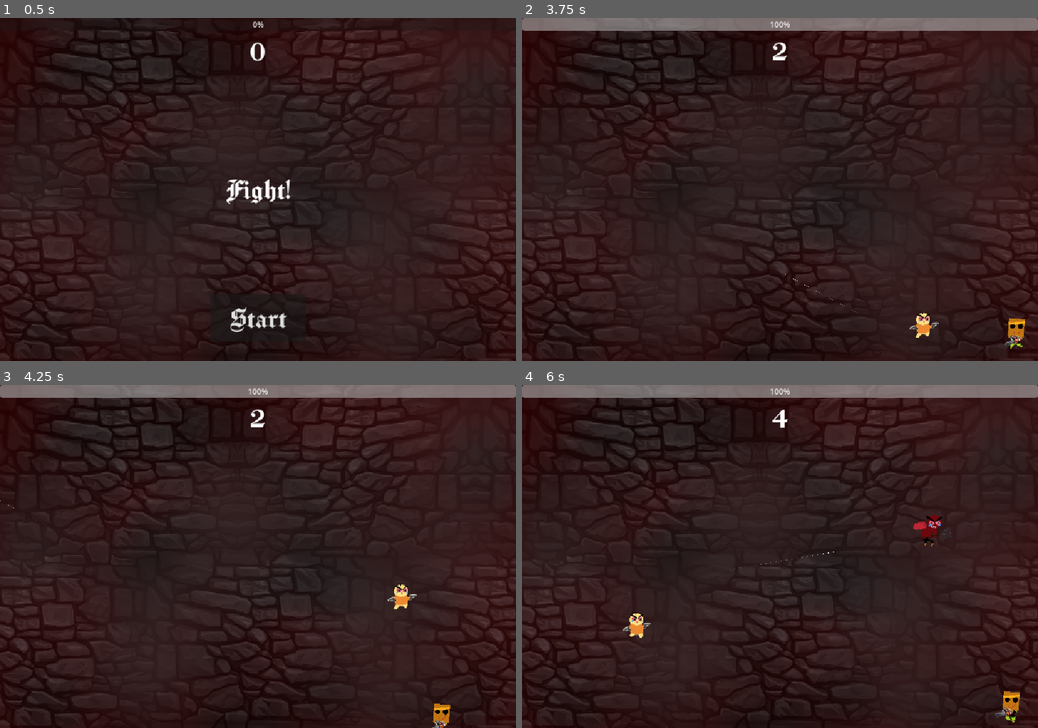
Above: before the commit, frames 1-4 (two rows, left to right).
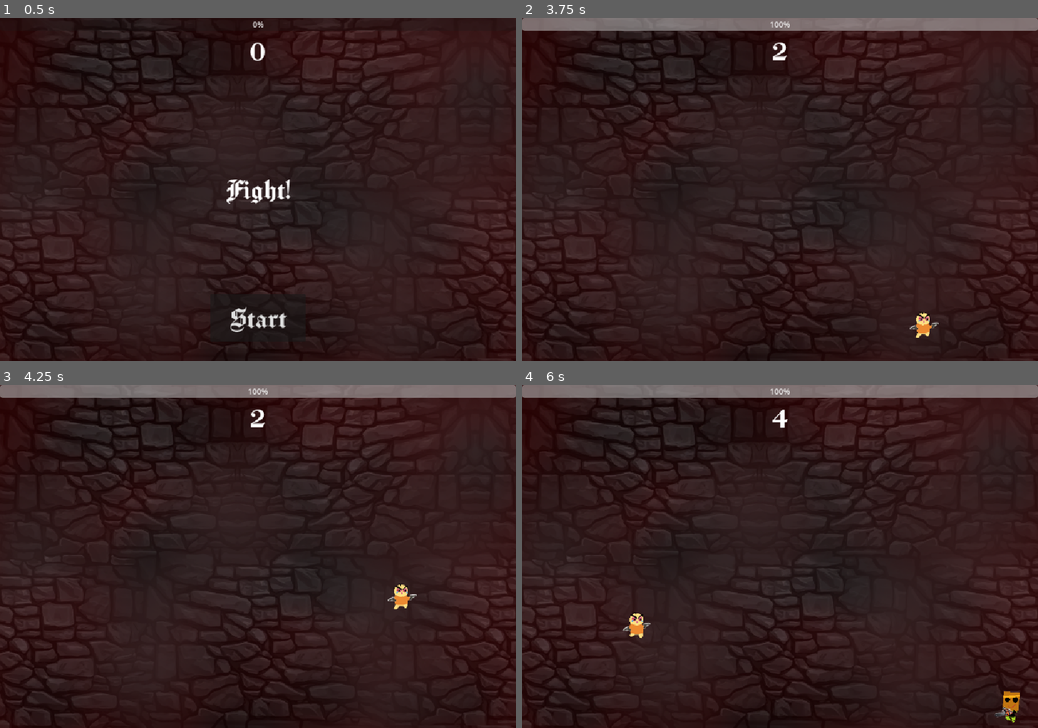
Above: after the commit, the same moments.

Repository: ToniaSanzo/tmp-game-23
Game: Godot game, scene res://main.tscn
The game is run twice, just before and just after one commit, with the same random seed, the same clock (stepped at 60 frames per second) and the same inputs.
Inputs (mouse positions are in pixels of both pictures, inside the frame that each line leads up to):
- Up to frame 1 (0.5 s): no input
- Up to frame 2 (3.75 s): click "Start" at 0.5 s; tap Enter at 1.25 s; move the mouse to (893, 172) at 1.27 s; press the mouse at (893, 172) at 1.28 s; hold D (move_right) 1.28-2.03 s; move the mouse to (676, 206) at 2.02 s; release the mouse at (676, 206) at 2.03 s; hold S (move_down) 2.03-2.78 s; click (676, 206) at 2.1 s; move the mouse to (831, 114) at 2.77 s; press the mouse at (831, 114) at 2.78 s; hold D (move_right) 2.78-3.53 s; move the mouse to (754, 258) at 3.52 s; release the mouse at (754, 258) at 3.53 s; hold W (move_up) from 3.53 s (still down); click (754, 258) at 3.6 s
- Up to frame 3 (4.25 s): keep holding W (move_up)
- Up to frame 4 (6 s): move the mouse to (934, 607) at 4.27 s; release W (move_up) at 4.28 s; press the mouse at (934, 607) at 4.28 s; hold A (move_left) 4.28-5.78 s; move the mouse to (625, 505) at 5.02 s; release the mouse at (625, 505) at 5.03 s; click (625, 505) at 5.1 s; move the mouse to (805, 556) at 5.77 s; press the mouse at (805, 556) at 5.78 s; hold S (move_down) from 5.78 s (still down)

Frame 1 is identical in both runs. In frame 2, 0.2% of the frame differs, in the area x 51-98%, y 74-97%; in frame 3, 0.2%; in frame 4, 0.3%, in the area x 46-84%, y 37-53%.

Commit message:
add health

Diff:
--- a/bullet.gd
+++ b/bullet.gd
@@ -1,6 +1,6 @@
 extends Area2D
 
-@export var speed = 3000
+@export var speed = 10000
 var direction : Vector2
 # Called when the node enters the scene tree for the first time.
 func _ready() -> void:
@@ -10,7 +10,6 @@
 
 # Called every frame. 'delta' is the elapsed time since the previous frame.
 func _process(delta: float) -> void:
-	speed = 1500
 	position += direction * speed * delta
 
 func setup(angle: float):
@@ -25,4 +24,9 @@
 func _on_body_entered(body: Node2D) -> void:
 	if body.is_in_group("mobs"):
 		body.queue_free()
+		queue_free()
+
+
+
+func _on_visible_on_screen_notifier_2d_screen_exited() -> void:
 	queue_free()
--- a/bullet.tscn
+++ b/bullet.tscn
@@ -3,8 +3,9 @@
 [ext_resource type="Texture2D" uid="uid://dua1fifxt8vqt" path="res://art/bullet.png" id="1_v7oki"]
 [ext_resource type="Script" uid="uid://cukqfl7g0k38w" path="res://bullet.gd" id="1_v8qja"]
 
-[sub_resource type="CircleShape2D" id="CircleShape2D_v8qja"]
-radius = 11.5
+[sub_resource type="SegmentShape2D" id="SegmentShape2D_v8qja"]
+a = Vector2(459.5, -2.0980835e-05)
+b = Vector2(-412.5, -2.0980835e-05)
 
 [node name="Bullet" type="Area2D"]
 script = ExtResource("1_v8qja")
@@ -16,6 +17,9 @@
 
 [node name="CollisionShape2D" type="CollisionShape2D" parent="."]
 position = Vector2(124.5, 2.0980835e-05)
-shape = SubResource("CircleShape2D_v8qja")
+shape = SubResource("SegmentShape2D_v8qja")
+
+[node name="VisibleOnScreenNotifier2D" type="VisibleOnScreenNotifier2D" parent="."]
 
 [connection signal="body_entered" from="." to="." method="_on_body_entered"]
+[connection signal="screen_exited" from="VisibleOnScreenNotifier2D" to="." method="_on_visible_on_screen_notifier_2d_screen_exited"]
--- /dev/null
+++ b/health.tscn
@@ -0,0 +1,17 @@
+[gd_scene load_steps=3 format=3 uid="uid://dcamjt1m2ro4i"]
+
+[ext_resource type="Texture2D" uid="uid://ota8vth26g4u" path="res://art/health.png" id="1_ledv5"]
+
+[sub_resource type="RectangleShape2D" id="RectangleShape2D_ledv5"]
+size = Vector2(48, 48)
+
+[node name="health" type="RigidBody2D" groups=["loot"]]
+collision_mask = 0
+gravity_scale = 0.0
+
+[node name="CollisionShape2D" type="CollisionShape2D" parent="."]
+shape = SubResource("RectangleShape2D_ledv5")
+
+[node name="Sprite2D" type="Sprite2D" parent="."]
+scale = Vector2(0.08, 0.08)
+texture = ExtResource("1_ledv5")
--- a/main.gd
+++ b/main.gd
@@ -1,6 +1,7 @@
 extends Node
 
 @export var mob_scene: PackedScene
+@export var health_loot: PackedScene
 var score
 # Called when the node enters the scene tree for the first time.
 func _ready():
@@ -28,6 +29,7 @@
 	$HUD.update_score(score)
 	$HUD.show_message("Get Ready")
 	get_tree().call_group("mobs", "queue_free")
+	get_tree().call_group("loot", "queue_free")
 
 
 func _on_mob_timer_timeout():
@@ -36,6 +38,7 @@
 
 	# Choose a random location on Path2D.
 	var mob_spawn_location = $MobPath/MobSpawnLocation
+
 	mob_spawn_location.progress_ratio = randf()
 
 	# Set the mob's position to the random location.
@@ -46,7 +49,6 @@
 
 	# Add some randomness to the direction.
 	direction += randf_range(-PI / 4, PI / 4)
-	#mob.rotation = direction
 
 
 
@@ -67,4 +69,16 @@
 
 func _on_start_timer_timeout():
 	$MobTimer.start()
+	$LootTimer.start()
 	$ScoreTimer.start()
+
+
+func _on_loot_timer_timeout() -> void:
+	# Create a new loot instance
+	var health = health_loot.instantiate()
+
+	# Set a random loot location
+	health.position = Vector2(get_window().size.x * randf(), get_window().size.y * randf())
+
+	# Add loot to the Main scene.
+	add_child(health)
--- a/main.tscn
+++ b/main.tscn
@@ -1,8 +1,9 @@
-[gd_scene load_steps=9 format=3 uid="uid://cupou0im3d1p4"]
+[gd_scene load_steps=10 format=3 uid="uid://cupou0im3d1p4"]
 
 [ext_resource type="Script" uid="uid://umkwxf2c7qif" path="res://main.gd" id="1_60sud"]
 [ext_resource type="PackedScene" uid="uid://cwe20a0wekhkh" path="res://player.tscn" id="1_ul17p"]
 [ext_resource type="PackedScene" uid="uid://ca2xsvqe3hv5k" path="res://mob.tscn" id="2_2jm7v"]
+[ext_resource type="PackedScene" uid="uid://dcamjt1m2ro4i" path="res://health.tscn" id="3_5vw27"]
 [ext_resource type="Texture2D" uid="uid://bh4tka76n7xd3" path="res://art/background.png" id="3_pyjdo"]
 [ext_resource type="PackedScene" uid="uid://dfd2v6baa7rfu" path="res://hud.tscn" id="4_5xsd8"]
 [ext_resource type="AudioStream" uid="uid://diow67oycbtor" path="res://art/deathsound.mp3" id="6_7mycd"]
@@ -17,6 +18,7 @@
 [node name="Main" type="Node"]
 script = ExtResource("1_60sud")
 mob_scene = ExtResource("2_2jm7v")
+health_loot = ExtResource("3_5vw27")
 
 [node name="TextureRect" type="TextureRect" parent="."]
 offset_right = 40.0
@@ -50,8 +52,12 @@
 [node name="DeathSound" type="AudioStreamPlayer" parent="."]
 stream = ExtResource("6_7mycd")
 
+[node name="LootTimer" type="Timer" parent="."]
+wait_time = 5.0
+
 [connection signal="die" from="Player" to="." method="game_over"]
 [connection signal="timeout" from="MobTimer" to="." method="_on_mob_timer_timeout"]
 [connection signal="timeout" from="ScoreTimer" to="." method="_on_score_timer_timeout"]
 [connection signal="timeout" from="StartTimer" to="." method="_on_start_timer_timeout"]
 [connection signal="start_game" from="HUD" to="." method="new_game"]
+[connection signal="timeout" from="LootTimer" to="." method="_on_loot_timer_timeout"]
--- a/mob.gd
+++ b/mob.gd
@@ -3,7 +3,7 @@
 
 # Called when the node enters the scene tree for the first time.
 func _ready():
-	$AnimatedSprite2D.z_index = 10
+	$AnimatedSprite2D.z_index = 8
 	var mob_types = Array($AnimatedSprite2D.sprite_frames.get_animation_names())
 	$AnimatedSprite2D.animation = mob_types.pick_random()
 	$AnimatedSprite2D.play()
--- a/mob.tscn
+++ b/mob.tscn
@@ -3,10 +3,9 @@
 [ext_resource type="Script" uid="uid://bvoenwxnbyfgd" path="res://mob.gd" id="1_03vp4"]
 [ext_resource type="Texture2D" uid="uid://c67iu4cm3jl2w" path="res://art/mob.png" id="1_a6ybe"]
 
-
 [sub_resource type="CapsuleShape2D" id="CapsuleShape2D_frs4h"]
-radius = 28.0
-height = 74.0
+radius = 48.0
+height = 128.0
 
 [sub_resource type="AtlasTexture" id="AtlasTexture_08vpk"]
 atlas = ExtResource("1_a6ybe")
--- a/player.gd
+++ b/player.gd
@@ -75,6 +75,15 @@
 
 
 func _on_body_entered(body: Node2D) -> void:
+	print("Body entered: ", body.name)
+	if body.is_in_group("loot"):
+		print("healing")
+		if remaining_health < PlayerConstant.MAX_HEALTH:
+			remaining_health += 20
+			hit.emit(remaining_health)
+			body.queue_free()
+		return
+
 	remaining_health -= 20
 	hit.emit(remaining_health)
 
--- a/player.tscn
+++ b/player.tscn
@@ -59,8 +59,8 @@
 }]
 
 [sub_resource type="CapsuleShape2D" id="CapsuleShape2D_d1jo4"]
-radius = 11.0
-height = 40.0
+radius = 8.0
+height = 16.0
 
 [node name="Player" type="Area2D"]
 script = ExtResource("1_lxchc")
Binary file added: art/health.png
Not shown, added: art/health.png.import
